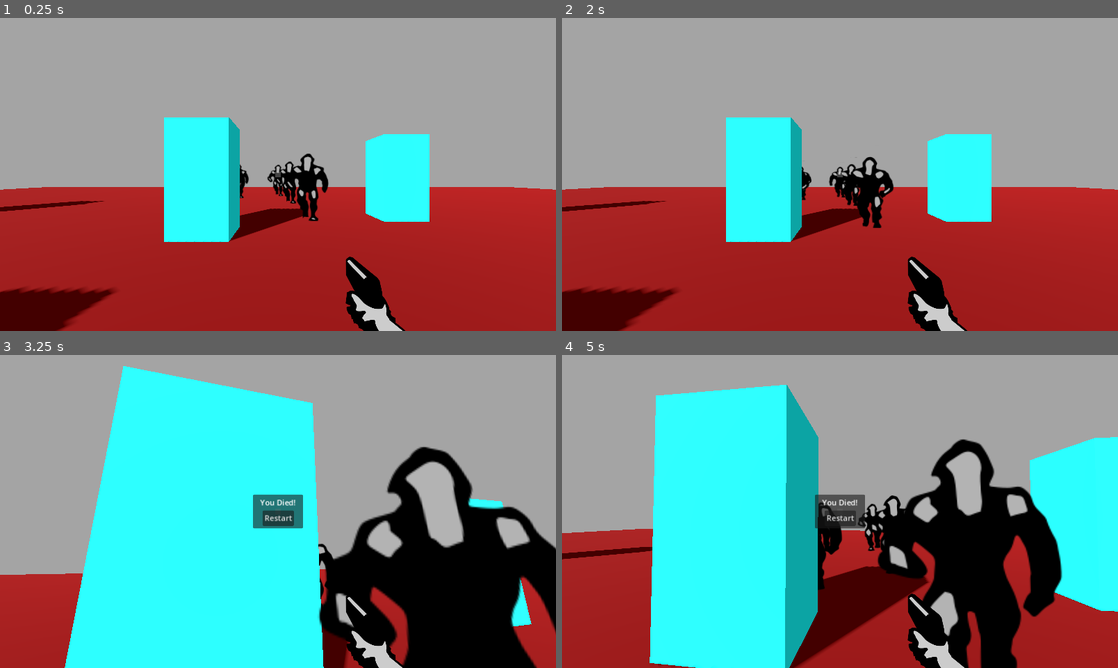
Above: before the commit, frames 1-4 (two rows, left to right).
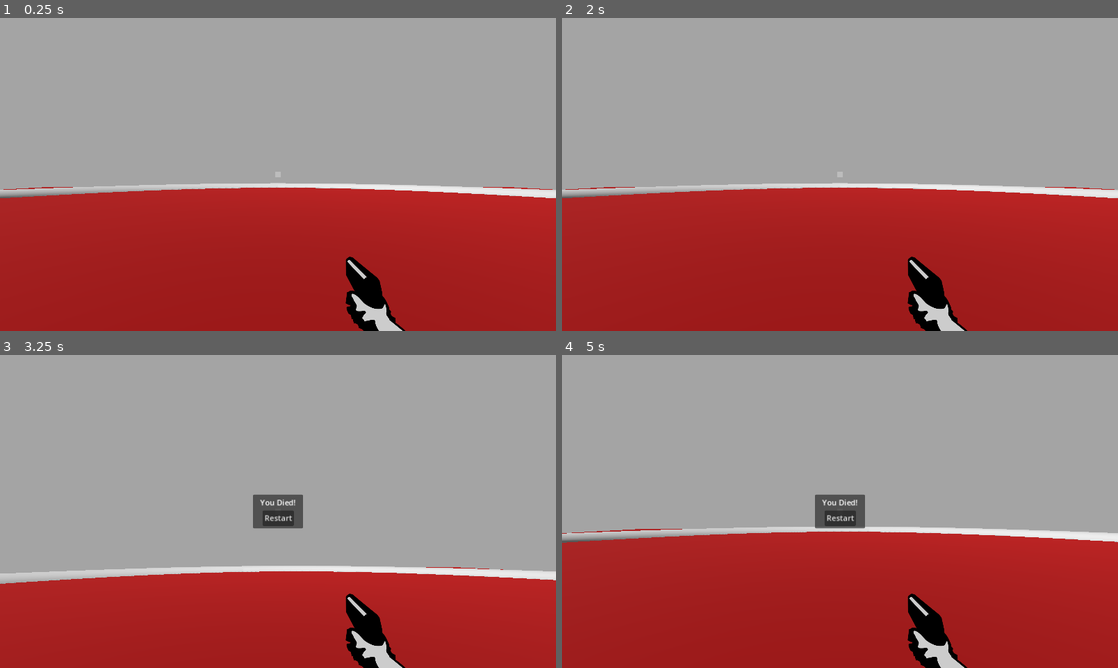
Above: after the commit, the same moments.

Repository: RomainMendez/orbitalgamejam2024
Game: Godot game, scene res://world.tscn
The game is run twice, just before and just after one commit, with the same random seed, the same clock (stepped at 60 frames per second) and the same inputs.
Inputs (mouse positions are in pixels of both pictures, inside the frame that each line leads up to):
- Up to frame 1 (0.25 s): no input
- Up to frame 2 (2 s): move the mouse to (867, 174) at 0.52 s; hold W (move_forwards) 0.53-1.25 s; click (867, 174) at 0.6 s; click "Restart" at 1.25 s
- Up to frame 3 (3.25 s): move the mouse to (250, 511) at 2.02 s; hold W (move_forwards) from 2.03 s (still down); click (250, 511) at 2.1 s; move the mouse to (289, 505) at 2.77 s; click (289, 505) at 2.85 s
- Up to frame 4 (5 s): release W (move_forwards) at 3.5 s; click "Restart" at 3.5 s; move the mouse to (834, 517) at 4.27 s; hold W (move_forwards) from 4.28 s (still down); click (834, 517) at 4.35 s

The runs differ from the first frame. In frame 1, 14% of the frame differs, in the area x 0-100%, y 31-100%; in frame 2, 14%; in frame 3, 54%, in the area x 0-100%, y 3-100%; in frame 4, 49%.

Commit message:
Add arena limits collision box (not transparent)

Diff:
--- a/projet_godot/world.tscn
+++ b/projet_godot/world.tscn
@@ -14,7 +14,13 @@
 [sub_resource type="BoxMesh" id="BoxMesh_y2ikd"]
 
 [sub_resource type="ConcavePolygonShape3D" id="ConcavePolygonShape3D_5lueg"]
+resource_local_to_scene = true
 data = PackedVector3Array(-0.5, 0.5, 0.5, 0.5, 0.5, 0.5, -0.5, -0.5, 0.5, 0.5, 0.5, 0.5, 0.5, -0.5, 0.5, -0.5, -0.5, 0. …(500 unchanged characters)…
+backface_collision = true
+
+[sub_resource type="TorusMesh" id="TorusMesh_w4pkh"]
+inner_radius = 20.0
+outer_radius = 21.0
 
 [sub_resource type="Environment" id="Environment_2bx7j"]
 background_mode = 1
@@ -31,6 +37,7 @@
 
 [node name="Block" type="MeshInstance3D" parent="Environment"]
 transform = Transform3D(1.44593, 0, 0, 0, 4.70178, 0, 0, 0, 1.32646, -5.02943, 0.429212, 4.0552)
+visible = false
 material_override = SubResource("StandardMaterial3D_54xf7")
 mesh = SubResource("BoxMesh_y2ikd")
 
@@ -40,7 +47,7 @@
 shape = SubResource("ConcavePolygonShape3D_5lueg")
 
 [node name="Block2" type="MeshInstance3D" parent="Environment"]
-transform = Transform3D(1.44593, 0, 0, 0, 4.70178, 0, 0, 0, 1.32646, 5.58092, 0.42921, 5.9702)
+transform = Transform3D(1.44593, 0, 0, 0, 4.70178, 0, 0, 0, 1.32646, 9.48391, 0.42921, 5.9702)
 material_override = SubResource("StandardMaterial3D_54xf7")
 mesh = SubResource("BoxMesh_y2ikd")
 
@@ -51,6 +58,7 @@
 
 [node name="Block3" type="MeshInstance3D" parent="Environment"]
 transform = Transform3D(1.44593, 0, 0, 0, 4.70178, 0, 0, 0, 1.32646, 4.09057, 0.42921, -4.14337)
+visible = false
 material_override = SubResource("StandardMaterial3D_54xf7")
 mesh = SubResource("BoxMesh_y2ikd")
 
@@ -61,6 +69,7 @@
 
 [node name="Block4" type="MeshInstance3D" parent="Environment"]
 transform = Transform3D(1.44593, 0, 0, 0, 4.70178, 0, 0, 0, 1.32646, -12.6588, 0.42921, -4.92068)
+visible = false
 material_override = SubResource("StandardMaterial3D_54xf7")
 mesh = SubResource("BoxMesh_y2ikd")
 
@@ -71,6 +80,7 @@
 
 [node name="Block5" type="MeshInstance3D" parent="Environment"]
 transform = Transform3D(1.44593, 0, 0, 0, 4.70178, 0, 0, 0, 1.32646, -1.81955, 0.42921, -2.22079)
+visible = false
 material_override = SubResource("StandardMaterial3D_54xf7")
 mesh = SubResource("BoxMesh_y2ikd")
 
@@ -78,6 +88,13 @@
 
 [node name="CollisionShape3D" type="CollisionShape3D" parent="Environment/Block5/StaticBody3D"]
 shape = SubResource("ConcavePolygonShape3D_5lueg")
+
+[node name="MeshInstance3D" type="MeshInstance3D" parent="Environment"]
+visible = false
+
+[node name="ArenaLimits" type="CSGMesh3D" parent="Environment"]
+use_collision = true
+mesh = SubResource("TorusMesh_w4pkh")
 
 [node name="WorldEnvironment" type="WorldEnvironment" parent="."]
 environment = SubResource("Environment_2bx7j")
@@ -91,15 +108,20 @@
 
 [node name="Enemy" parent="." instance=ExtResource("2_kofwd")]
 transform = Transform3D(1, 0, 0, 0, 1, 0, 0, 0, 1, 1, 0, -4)
+visible = false
 
 [node name="Enemy2" parent="." instance=ExtResource("2_kofwd")]
 transform = Transform3D(1, 0, 0, 0, 1, 0, 0, 0, 1, -2.14041, 0, -5.88845)
+visible = false
 
 [node name="Enemy3" parent="." instance=ExtResource("2_kofwd")]
 transform = Transform3D(1, 0, 0, 0, 1, 0, 0, 0, 1, 0.600635, 0, -7.98447)
+visible = false
 
 [node name="Enemy4" parent="." instance=ExtResource("2_kofwd")]
 transform = Transform3D(1, 0, 0, 0, 1, 0, 0, 0, 1, -2.61182, 0, -10.2664)
+visible = false
 
 [node name="Enemy5" parent="." instance=ExtResource("2_kofwd")]
 transform = Transform3D(1, 0, 0, 0, 1, 0, 0, 0, 1, -0.0119171, 0, -11.4769)
+visible = false
Not shown: 1 places in projet_godot/world.tscn that only renumber resources
